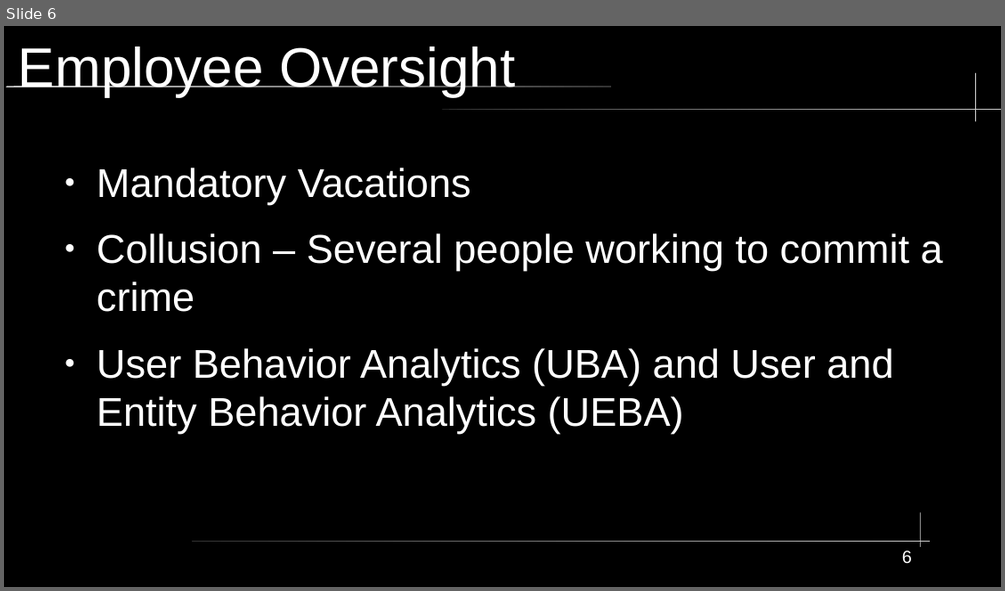
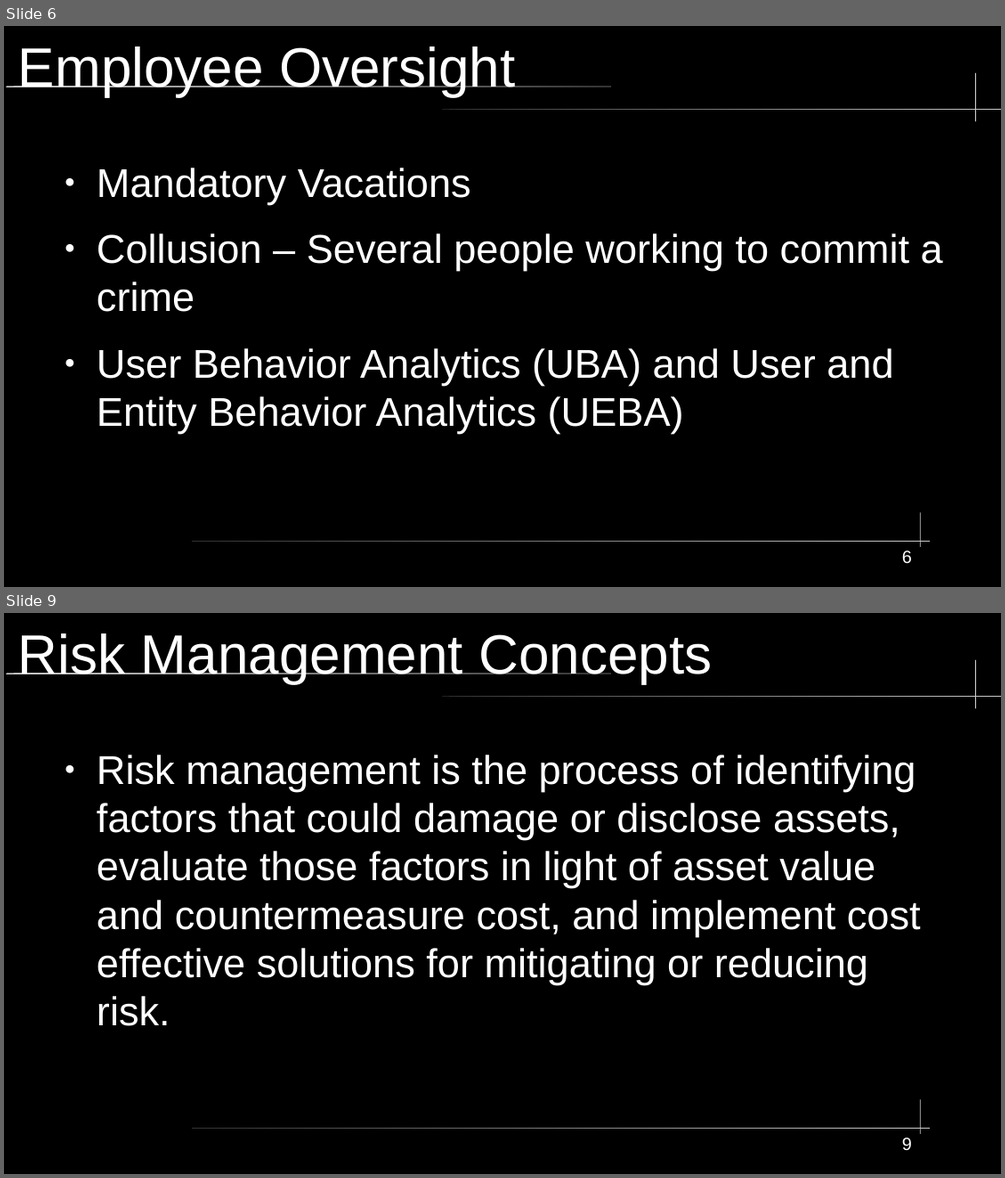
Before and after one commit to City-Colleges-of-Chicago-Cybersecurity/COMPSFI-214, a slide deck: 2026/Spring/powerpoints/Chapter-02-Personnel-Security-and-Risk-Management-Concepts.odp. Shown one above the other, each under a label of ours: slide 6 before the commit, slides 6 and 9 after it; the slides between them are not shown. The pictures are 1005x591 and 1005x1178 pixels, drawn with LibreOffice and Linux fonts; fonts in the diff are those of the drawing. Boxes give left, top, right and bottom in pixels: in the first picture for what was removed or moved away, otherwise in the second. Text is boxed around its words. In the diff, an @@ line names an element or a change of style, - is before the commit and + after.

```diff
--- a/2026/Spring/powerpoints/Chapter-02-Personnel-Security-and-Risk-Management-Concepts.odp
+++ b/2026/Spring/powerpoints/Chapter-02-Personnel-Security-and-Risk-Management-Concepts.odp
@@ slide 9 added at (4,613,1001,1174), background #000000; not listed: 5 template elements that a slide beside it also shows @@
@@ title added at (18,633,712,684), 44 pt, text #FFFFFF @@
+Risk Management Concepts
@@ text added at (97,755,921,1026), 32 pt, text #FFFFFF @@
+● Risk management is the process of identifying factors that could damage or disclose assets, evaluate those factors in light of asset value and countermeasure cost, and implement cost effective solutions for mitigating or reducing risk.
@@ page number added at (902,1137,912,1150), 14 pt, text #FFFFFF @@
+9
```
Also in this commit, not shown: 1 slide changed, 46 other slides added.
